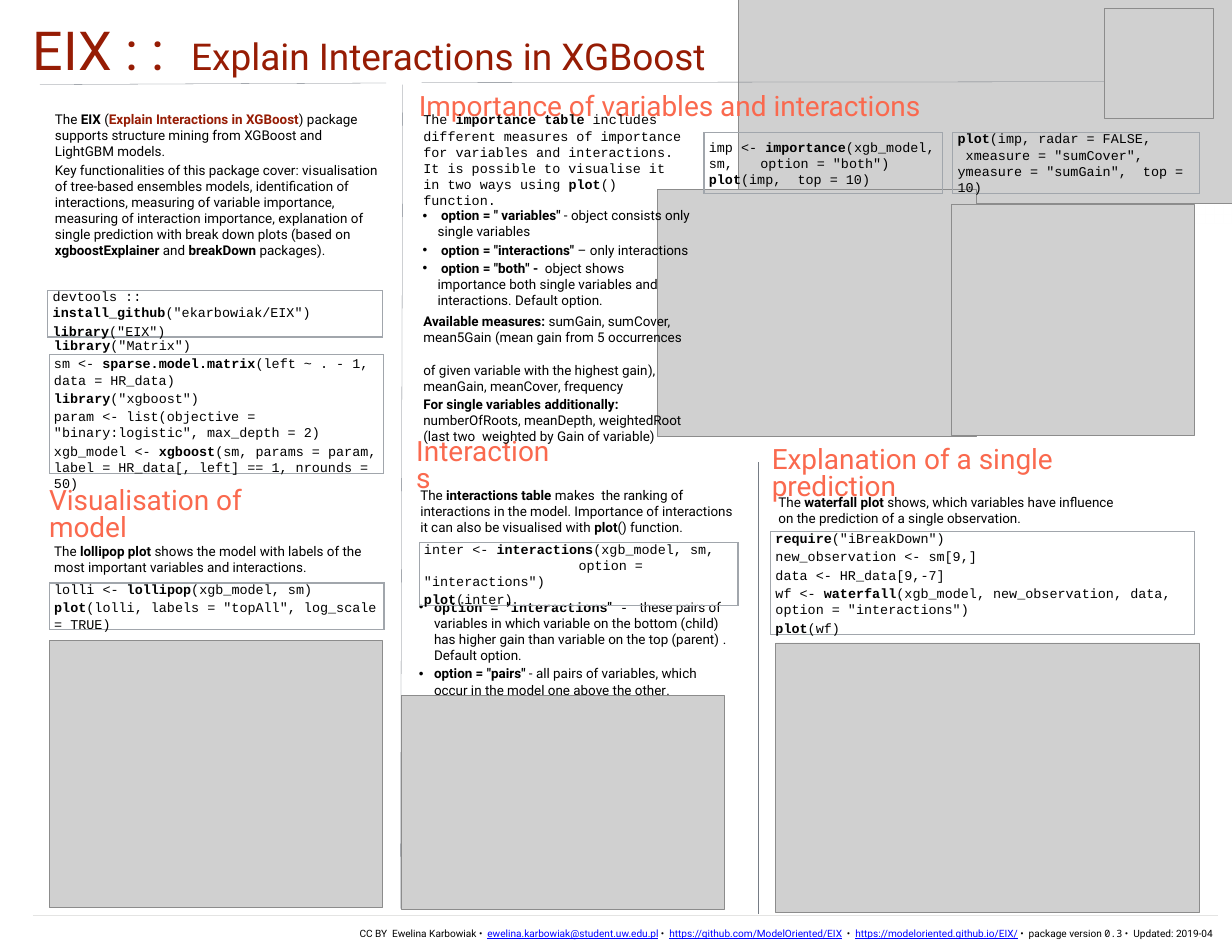
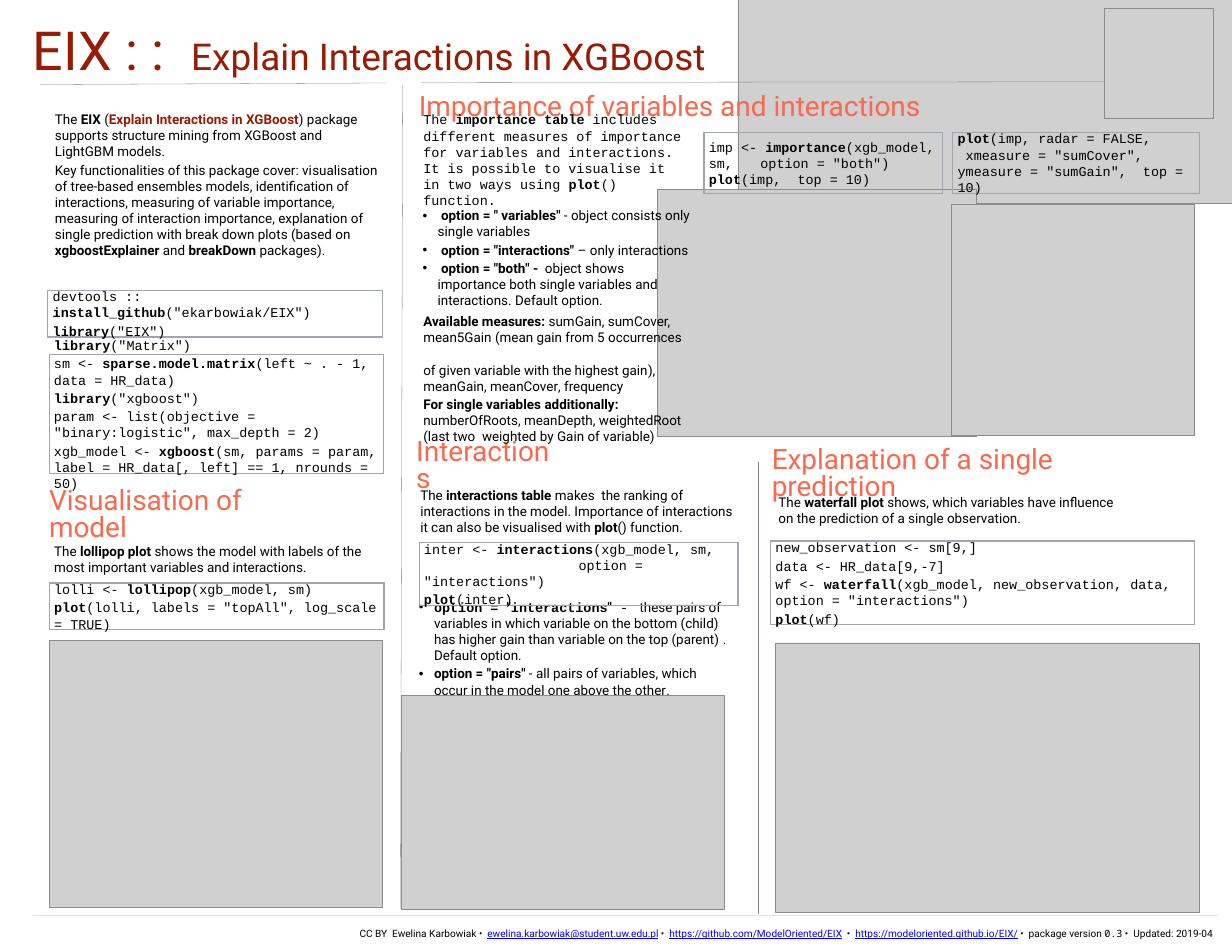
Before and after one commit to ModelOriented/EIX, a slide deck: slide 1 of cheatsheets/EIX.pptx. Drawn at 1232x952 pixels with LibreOffice and Linux fonts; fonts in the diff are those of the drawing; grey boxes stand for pictures; background and template pictures are left out. Boxes give left, top, right and bottom in pixels: in the first picture for what was removed or moved away, otherwise in the second. Text is boxed around its words. In the diff, an @@ line names an element or a change of style, - is before the commit and + after.

```diff
--- a/cheatsheets/EIX.pptx
+++ b/cheatsheets/EIX.pptx
@@ text in rectangle at <box>775,533,944,546</box>: paragraph removed @@
-require("iBreakDown")
@@ rectangle "new_observation <- sm[9,]": place and size @@
-rectangle "new_observation <- sm[9,]" at <box>771,531,1195,634</box>
+rectangle "new_observation <- sm[9,]" at <box>771,541,1195,625</box>
```
Also in this commit, not shown: 28 other files.
